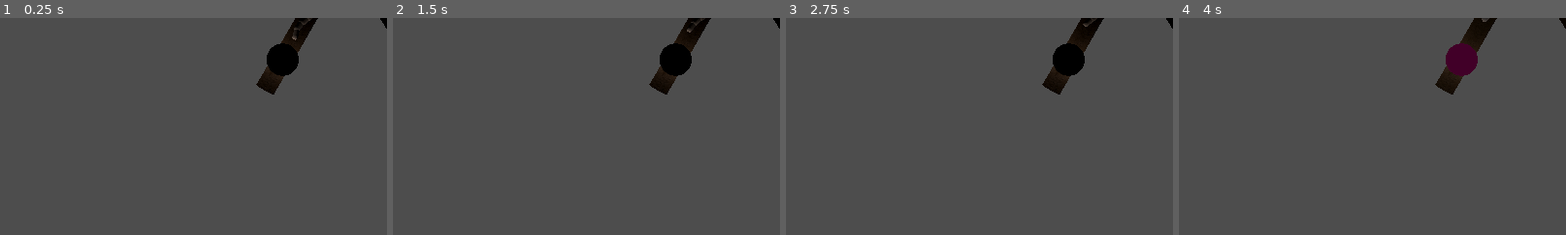
Above: before the commit, frames 1-4 (left to right).
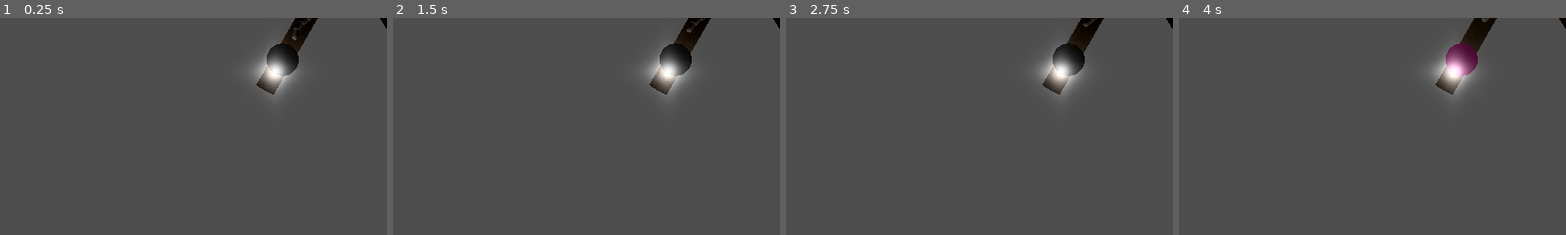
Above: after the commit, the same moments.

Repository: SamppuS/Rabbits_Requiem
Game: Godot game, scene res://tunnels.tscn
Two runs of this game, one before a commit and one after it. Both use one fixed random seed, a clock stepped at 60 frames per second and the inputs below. Sound files missing from this copy of the repository are replaced by a short silence.
Inputs (mouse positions are % of the whole screen's width and height, from its top left):
- Up to frame 1 (0.25 s): no input
- Up to frame 2 (1.5 s): tap Enter at 0.5 s; move the mouse to (72, 45) at 0.52 s; tap A (a) at 0.6 s; click (72, 45) at 0.67 s; tap D (d) at 0.8, 1.35 s; tap Space at 1.25 s; move the mouse to (30, 55) at 1.27 s; click (30, 55) at 1.42 s
- Up to frame 3 (2.75 s): tap E (e) at 1.55, 2.1 s; tap Enter at 2 s; move the mouse to (60, 28) at 2.02 s; click (60, 28) at 2.17 s; tap W (w) at 2.3 s
- Up to frame 4 (4 s): tap Space at 2.75 s; move the mouse to (45, 70) at 2.77 s; tap W (w) at 2.85 s; click (45, 70) at 2.92 s; tap X (x) at 3.05, 3.6 s; move the mouse to (80, 65) at 3.52 s; click (80, 65) at 3.67 s; tap Z (z) at 3.8 s
The pictures show only the part of the screen within x 14-64%, y 50-100%; the shares and areas given below are measured in that part.

The runs differ from the first frame. In frame 1, 2.0% of the frame differs, in the area x 64-78%, y 12-37%; in frame 2, 2.0%; in frame 3, 2.0%; in frame 4, 2.0%.

Commit message:
added shiny entrance

Diff:
--- /dev/null
+++ b/rabbits_requiem/assets/Materials/Entrance.gdshader
@@ -0,0 +1,11 @@
+shader_type spatial;
+
+uniform sampler2D albedo_texture;
+uniform sampler2D alpha_texture;
+
+void fragment() {
+    vec4 albedo = texture(albedo_texture, UV);
+    float alpha = texture(alpha_texture, UV).r; // Use red channel for alpha
+    ALBEDO = albedo.rgb;
+    ALPHA = alpha;
+}
--- a/rabbits_requiem/assets/cave/Entrance.tscn
+++ b/rabbits_requiem/assets/cave/Entrance.tscn
@@ -1,15 +1,47 @@
-[gd_scene load_steps=3 format=3 uid="uid://yp1omp0talc8"]
+[gd_scene load_steps=7 format=3 uid="uid://yp1omp0talc8"]
+
+[ext_resource type="Script" path="res://assets/cave/entrance.gd" id="1_3yr76"]
+[ext_resource type="Texture2D" uid="uid://ch7ihoqcnxs75" path="res://assets/images/Glares/output_image.png" id="2_ph5pa"]
 
 [sub_resource type="StandardMaterial3D" id="StandardMaterial3D_0aigc"]
+metallic = 1.0
+metallic_specular = 1.0
 emission_enabled = true
-emission = Color(1, 1, 1, 1)
-emission_energy_multiplier = 10.0
+emission = Color(0.784314, 1, 0.690196, 1)
+emission_energy_multiplier = 5.0
 anisotropy = -0.75
+grow_amount = 4.085
 
 [sub_resource type="QuadMesh" id="QuadMesh_fvf6y"]
 
+[sub_resource type="QuadMesh" id="QuadMesh_gfv8w"]
+
+[sub_resource type="StandardMaterial3D" id="StandardMaterial3D_qdr8v"]
+transparency = 1
+blend_mode = 1
+no_depth_test = true
+albedo_texture = ExtResource("2_ph5pa")
+emission_enabled = true
+emission = Color(1, 1, 1, 1)
+emission_energy_multiplier = 5.0
+subsurf_scatter_strength = 1.0
+billboard_mode = 1
+billboard_keep_scale = true
+grow_amount = -0.1
+proximity_fade_distance = 10.0
+distance_fade_max_distance = 5.0
+
 [node name="Entrance" type="Node3D"]
+transform = Transform3D(0.4, 0, 0, 0, 0.4, 0, 0, 0, 0.4, 0, 0, 0)
+script = ExtResource("1_3yr76")
 
-[node name="MeshInstance3D" type="MeshInstance3D" parent="."]
+[node name="Whiteness" type="MeshInstance3D" parent="."]
 material_override = SubResource("StandardMaterial3D_0aigc")
 mesh = SubResource("QuadMesh_fvf6y")
+
+[node name="Glare" type="MeshInstance3D" parent="."]
+transform = Transform3D(10, 0, 0, 0, 10, 0, 0, 0, 10, 0, 0.215042, 0)
+transparency = 0.1
+cast_shadow = 0
+mesh = SubResource("QuadMesh_gfv8w")
+surface_material_override/0 = SubResource("StandardMaterial3D_qdr8v")
--- /dev/null
+++ b/rabbits_requiem/assets/cave/entrance.gd
@@ -0,0 +1,4 @@
+extends Node3D
+
+func glare(toggle: bool):
+	$Glare.visible = toggle
--- a/rabbits_requiem/assets/snake/snake.gd
+++ b/rabbits_requiem/assets/snake/snake.gd
@@ -36,6 +36,8 @@
 
 var snake_path = []
 var snake_body = []
+
+var snake_tiles = []
 
 var path_index = 0  # Current progress along the path
 var speed = .25   # Speed of movement
@@ -256,6 +258,8 @@
 				else: continue
 
 	emit_signal("snake_moved")
+
+	get_snake_tiles()
 
 	#drawing sight
 	if debug_draw:
@@ -366,3 +370,7 @@
 	print("waiting for ", wait)
 	await get_tree().create_timer(wait).timeout
 	hiss()
+
+
+func get_snake_tiles():
+	snake_tiles = goals[1].slice(max(next[2]-3, 0), next[2] + 1)
--- a/rabbits_requiem/tunnels.gd
+++ b/rabbits_requiem/tunnels.gd
@@ -38,6 +38,8 @@
 var last_movement_dir := 5 # this might be the same as facing
 
 var snak_target
+var shine
+var shiny_tiles : Array[Vector2i]
 
 const mesh_size = 1.73233866691589 - .05 # true size - gap between tiles
 const tile_offset = mesh_size * 0.22
@@ -122,6 +124,11 @@
 				snake_roam_tiles.append(tile)
 				snake_roam_distance += mesh_size
 
+	# assign shine spots
+	shiny_tiles.append(starting_point)
+	while tile_obj(shiny_tiles[-1]).paths[2]:
+		shiny_tiles.append(next_tile(shiny_tiles[-1], 2))
+
 
 
 func _input(event: InputEvent) -> void:
@@ -184,8 +191,15 @@
 	scatter()
 	play("walk")
 
-	if current in snake.sight: # check if player moved to snake sight
+	# check if player moved to snake sight
+	if current in snake.sight:
 		snak_action("player")
+
+	# check if player moved to shiny tile
+	if current in shiny_tiles and last_movement_dir in [2,5]:
+		shine.glare(true)
+	else:
+		shine.glare(false)
 
 func draw_cave():
 	for y in range(len(grid)):
@@ -200,8 +214,8 @@
 				palikka.material_override = tile_material
 				add_child(palikka)
 
-	var shine = entrance.instantiate()
-	shine.position = pos_from_tile(starting_point) + tile_offset * dir_to_norm(5)
+	shine = entrance.instantiate()
+	shine.position = pos_from_tile(starting_point) + tile_offset * dir_to_norm(5) + Vector3.UP * player_height
 	add_child(shine)
 	shine.look_at(shine.position + dir_to_norm(5), Vector3.UP)
 
@@ -282,6 +296,29 @@
 	return (i+3)%6
 
 func _on_player_wants_to_move(direction) -> void:
+
+	if next_tile(current, direction) in snake.snake_tiles.slice(-2, -1): return
+	if current in snake.snake_tiles:
+
+		#print("shiver me timbers")
+
+
+		var past_dir = flip_dir(last_movement_dir)
+		var can_move_here = [false, false, false, false, false, false]
+		can_move_here[past_dir] = true
+
+		for dir in range(1,5):
+
+			if can_move_here[(past_dir + dir - 1) % 6] == true and next_tile(current, (past_dir + dir) % 6) not in snake.snake_tiles:
+				can_move_here[(past_dir + dir) % 6] = true
+			if can_move_here[(past_dir - dir + 1) % 6] == true and next_tile(current, (past_dir - dir) % 6) not in snake.snake_tiles:
+				can_move_here[(past_dir - dir) % 6] = true
+			#print(can_move_here)
+
+		if !can_move_here[direction]: return
+
+		#print("giga chad move bro")
+
 	move(direction)
 
 func play(sound : String):
@@ -390,7 +427,6 @@
 	if snak_target in babi_holder[1]:
 		kill_babi(snak_target)
 	snak_action() # trouble maker 2
-	print("snaking complete ig")
 
 func  snak_action(action : String = ""):
 	var start
@@ -436,7 +472,6 @@
 		snake.add_destination(pos_from_tile(i), i)
 
 
-
 func _on_snake_snake_moved() -> void:
 	if current in snake.sight and (babi_holder[0].size() != babi_count or snake.next[2]>3):
 		#print("player seen!")
Binary file added: rabbits_requiem/assets/images/Glares/effect_2.png
Not shown, added: rabbits_requiem/assets/images/Glares/effect_2.png.import
Binary file added: rabbits_requiem/assets/images/Glares/output_image.png
Not shown, added: rabbits_requiem/assets/images/Glares/output_image.png.import
Binary file added: rabbits_requiem/assets/images/Glares/spotlight_2.png
Not shown, added: rabbits_requiem/assets/images/Glares/spotlight_2.png.import
Binary file added: rabbits_requiem/assets/images/Glares/spotlight_3.png
Not shown, added: rabbits_requiem/assets/images/Glares/spotlight_3.png.import
Binary file added: rabbits_requiem/assets/images/Glares/spotlight_33.png
Not shown, added: rabbits_requiem/assets/images/Glares/spotlight_33.png.import
Binary file added: rabbits_requiem/assets/images/Glares/spotlight_5 (1).png
Not shown, added: rabbits_requiem/assets/images/Glares/spotlight_5 (1).png.import
(and 2 more such lines)
